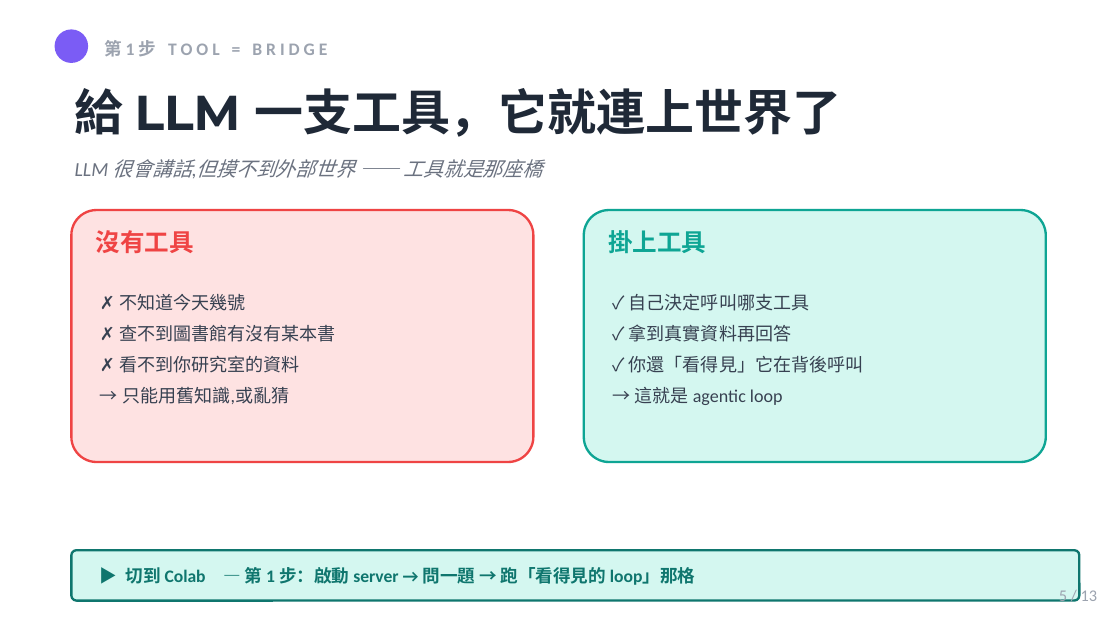
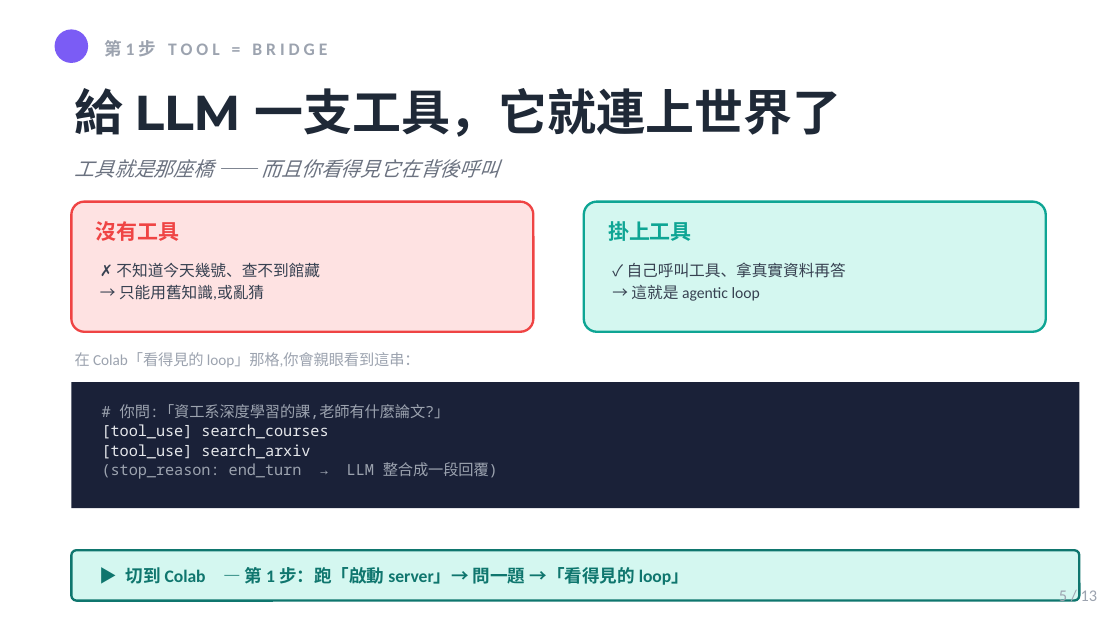
Before and after one commit to UDICatNCHU/nchu-mcp-workshop-2026, a slide deck: slide 5 of slides/04-hands-on-lab.pptx. Drawn at 1120x630 pixels with LibreOffice and Linux fonts; fonts in the diff are those of the drawing. Boxes give left, top, right and bottom in pixels: in the first picture for what was removed or moved away, otherwise in the second. Text is boxed around its words. In the diff, an @@ line names an element or a change of style, - is before the commit and + after.

Commit message:
feat(seg4-slides): 步驟頁加真實程式碼/軌跡 artifact(改善點 2)
hands-on 段原本只「講」程式碼、從不「show」。在三個最具體的時刻放真實 artifact:
- 第1步:加「看得見的 loop」server-log tool_use 軌跡(學員在 Colab 會親眼看到的那串)
- 第2步(L1):「改 docstring」從文字卡換成真實 docstring 程式碼片段
- 第6步(L5):放學員親手寫的 get_today() 真實程式碼(@mcp.tool + datetime)
用既有 dark code_block,概念頁就跟 Colab 實際畫面接起來。
另:清掉 slide 上的 emoji(🔑🔍🚀✏️🔄☰ 在 LibreOffice 會變豆腐),
cue 改以 cell 名稱引導;✓✗→▶ 維持(可正常 render)。

```diff
--- a/slides/04-hands-on-lab.pptx
+++ b/slides/04-hands-on-lab.pptx
@@ text at bbox=[75, 159, 500, 178]: text changed @@
-LLM 很會講話,但摸不到外部世界 —— 工具就是那座橋
+工具就是那座橋 —— 而且你看得見它在背後呼叫
@@ rounded rectangle: place and size @@
-rounded rectangle at bbox=[72, 211, 533, 463]
+rounded rectangle at bbox=[72, 202, 533, 332]
@@ rounded rectangle: place and size @@
-rounded rectangle at bbox=[584, 211, 1045, 463]
+rounded rectangle at bbox=[584, 202, 1045, 332]
@@ text "沒有工具": place and size @@
-text "沒有工具" at bbox=[96, 230, 194, 253]
+text "沒有工具" at bbox=[96, 221, 180, 241]
@@ text "沒有工具" at bbox=[96, 221, 180, 241]: size 15.8 to 13.5 pt @@
@@ text "掛上工具": place and size @@
-text "掛上工具" at bbox=[608, 230, 706, 253]
+text "掛上工具" at bbox=[608, 221, 692, 241]
@@ text "掛上工具" at bbox=[608, 221, 692, 241]: size 15.8 to 13.5 pt @@
@@ text "✗ 不知道今天幾號、查不到館藏": place and size @@
-text "✗ 不知道今天幾號、查不到館藏" at bbox=[119, 294, 336, 404]
+text "✗ 不知道今天幾號、查不到館藏" at bbox=[116, 263, 320, 300]
@@ text at bbox=[116, 263, 320, 277]: text changed; size 11.6 to 10.1 pt @@
-✗ 不知道今天幾號
-✗ 查不到圖書館有沒有某本書
-✗ 看不到你研究室的資料
+✗ 不知道今天幾號、查不到館藏
@@ text "✓ 自己呼叫工具、拿真實資料再答": place and size @@
-text "✓ 自己呼叫工具、拿真實資料再答" at bbox=[629, 294, 864, 405]
+text "✓ 自己呼叫工具、拿真實資料再答" at bbox=[627, 262, 846, 301]
@@ text at bbox=[627, 262, 846, 278]: text changed; size 11.6 to 10.1 pt @@
-✓ 自己決定呼叫哪支工具
-✓ 拿到真實資料再回答
-✓ 你還「看得見」它在背後呼叫
+✓ 自己呼叫工具、拿真實資料再答
@@ text at bbox=[119, 285, 264, 300]: size 11.6 to 10.1 pt in "→ 只能用舊知識,或亂猜"; less space between paragraphs @@
@@ text at bbox=[631, 285, 760, 301]: size 11.6 to 10.1 pt in "→ 這就是 agentic loop"; less space between paragraphs @@
@@ text added at bbox=[75, 352, 420, 367], 9.8 pt, text #9CA3AF @@
+在 Colab「看得見的 loop」那格,你會親眼看到這串：
@@ rectangle added at bbox=[72, 382, 1080, 507], fill #1A2138 @@
@@ text added at bbox=[102, 404, 498, 479], 9.8 pt, text #9CA3AF @@
+# 你問:「資工系深度學習的課,老師有什麼論文?」
+[tool_use] search_courses
+[tool_use] search_arxiv
+(stop_reason: end_turn → LLM 整合成一段回覆)
@@ text at bbox=[125, 567, 689, 585]: text changed @@
-▶ 切到 Colab — 第 1 步：啟動 server → 問一題 → 跑「看得見的 loop」那格
+▶ 切到 Colab — 第 1 步：跑「啟動 server」→ 問一題 →「看得見的 loop」
```
Also in this commit, not shown: 5 other slides changed, 1 other file.
